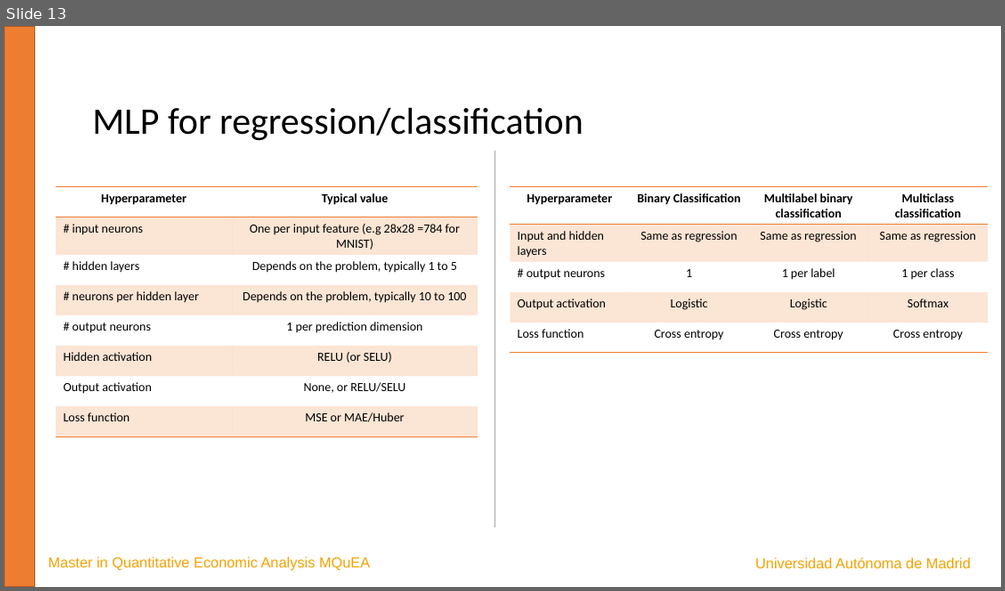
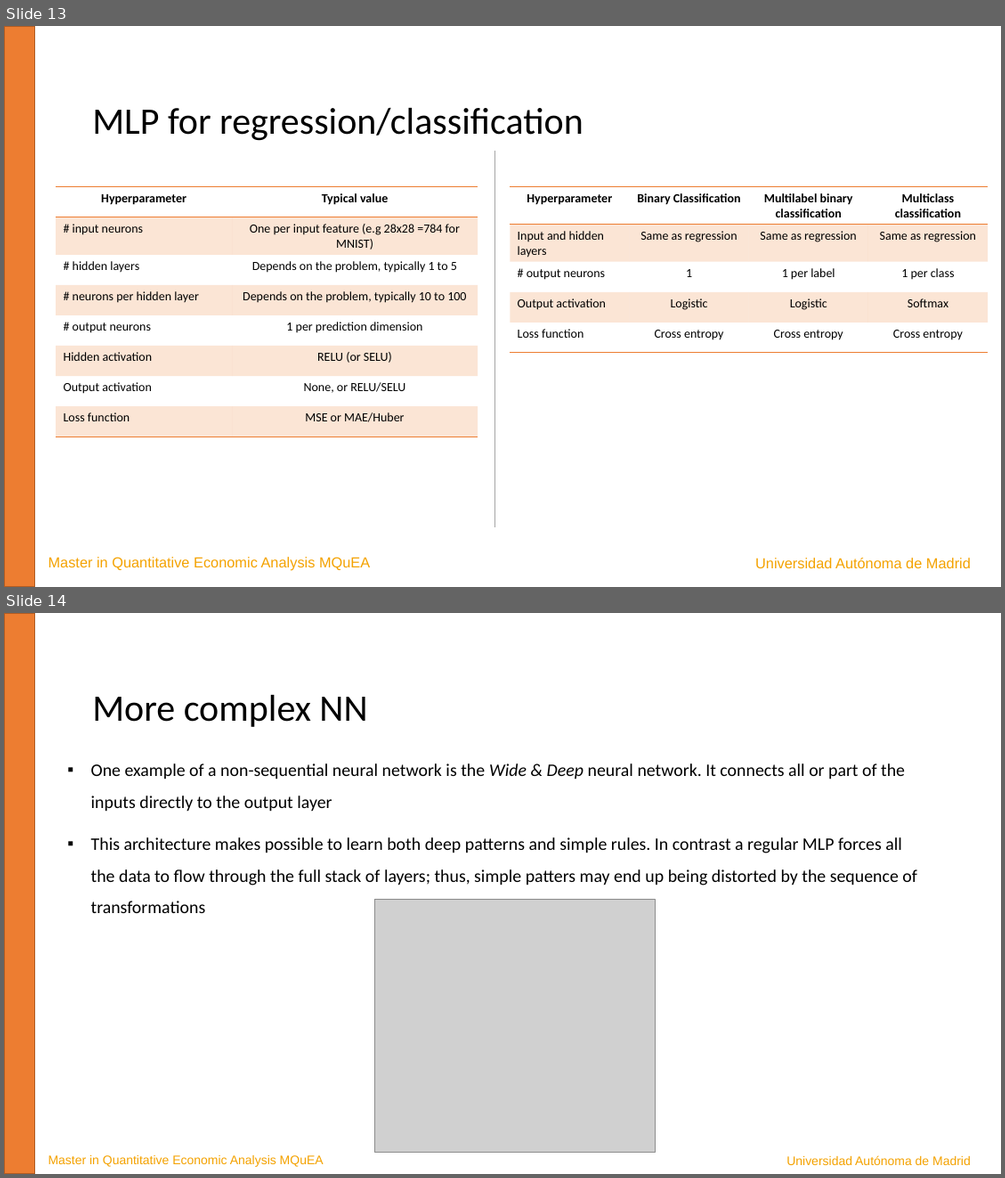
Before and after one commit to JavierBas/IMLEF-MQuEA, a slide deck: Course content/Slides/Topic 6 - Artificial Neural Networks.pptx. Shown one above the other, each under a label of ours: slide 13 before the commit, slides 13 and 14 after it. The pictures are 1005x591 and 1005x1178 pixels, drawn with LibreOffice and Linux fonts; fonts in the diff are those of the drawing; grey boxes stand for pictures. Boxes give left, top, right and bottom in pixels: in the first picture for what was removed or moved away, otherwise in the second. Text is boxed around its words. In the diff, an @@ line names an element or a change of style, - is before the commit and + after.

```diff
--- a/Course content/Slides/Topic 6 - Artificial Neural Networks.pptx
+++ b/Course content/Slides/Topic 6 - Artificial Neural Networks.pptx
@@ slide 14 added at (4, 613, 1001, 1174), background #FFFFFF @@
@@ rectangle added at (4, 613, 34, 1174), fill #ED7D31, outline #AF5C24 1 pt @@
@@ text added at (92, 695, 367, 727), 36 pt, text #000000 @@
+More complex NN
@@ text added at (91, 763, 917, 913), 17 pt, text #000000 @@
+▪ One example of a non-sequential neural network is the Wide & Deep neural network. It connects all or part of the inputs directly to the output layer
+▪ This architecture makes possible to learn both deep patterns and simple rules. In contrast a regular MLP forces all the data to flow through the full stack of layers; thus, simple patters may end up being distorted by the sequence of transformations
@@ picture added at (375, 899, 655, 1152) @@
@@ text added at (48, 1155, 324, 1167), 12 pt, text #F4A200 @@
+Master in Quantitative Economic Analysis MQuEA
@@ text added at (786, 1155, 971, 1165), 12 pt, text #F4A200 @@
+Universidad Autónoma de Madrid
```
Also in this commit, not shown: 6 other slides added, 2 other files.
